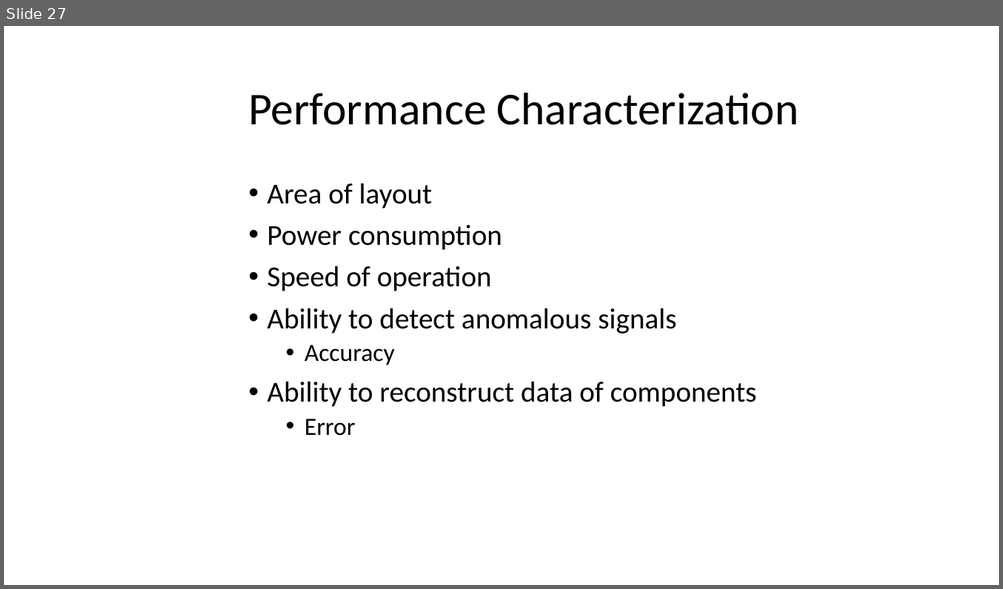
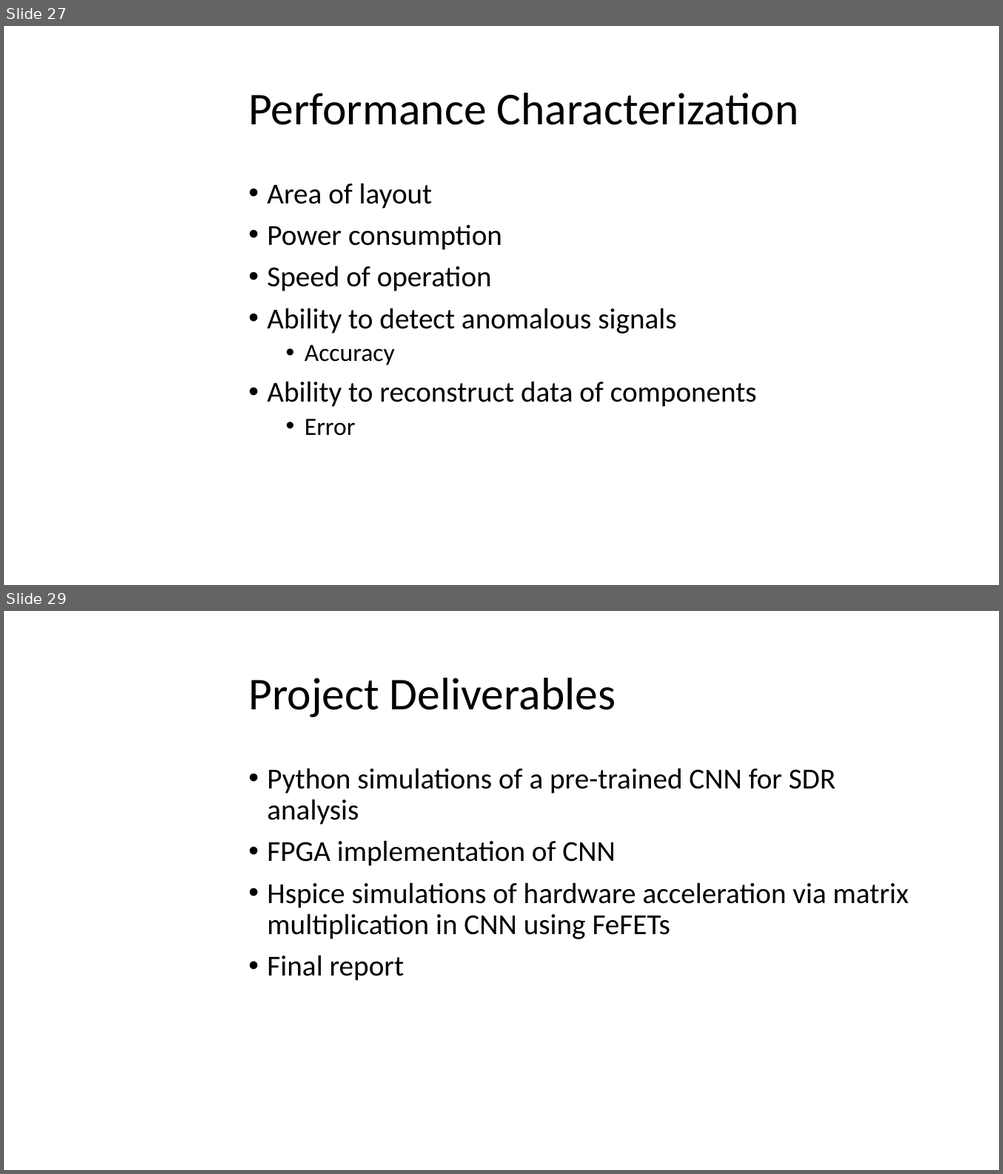
Before and after one commit to mayersjd/HardwareCNN, a slide deck: ProjectProposal.pptx. Shown one above the other, each under a label of ours: slide 27 before the commit, slides 27 and 29 after it; the slides between them are not shown. The pictures are 1003x589 and 1003x1174 pixels, drawn with LibreOffice and Linux fonts; fonts in the diff are those of the drawing; background and template pictures are left out. Boxes give left, top, right and bottom in pixels: in the first picture for what was removed or moved away, otherwise in the second. Text is boxed around its words. In the diff, an @@ line names an element or a change of style, - is before the commit and + after.

Commit message:
Added project timeline, deliverables, and title to the proposal

```diff
--- a/ProjectProposal.pptx
+++ b/ProjectProposal.pptx
@@ slide 29 added at (4, 611, 999, 1170), background picture (left out) @@
@@ title added at (248, 678, 615, 718), 44 pt, text #000000 @@
+Project Deliverables
@@ text added at (267, 768, 908, 981), 28 pt, text #000000 @@
+• Python simulations of a pre-trained CNN for SDR analysis
+• FPGA implementation of CNN
+• Hspice simulations of hardware acceleration via matrix multiplication in CNN using FeFETs
+• Final report
```
Also in this commit, not shown: 1 slide changed, 1 other slide added, 1 other file.
